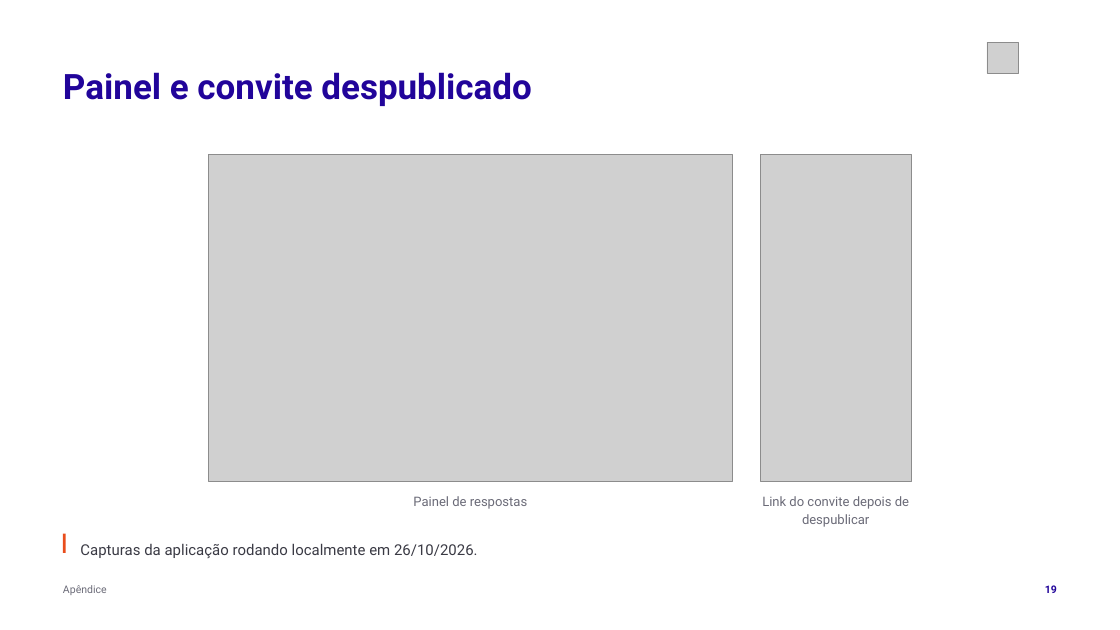
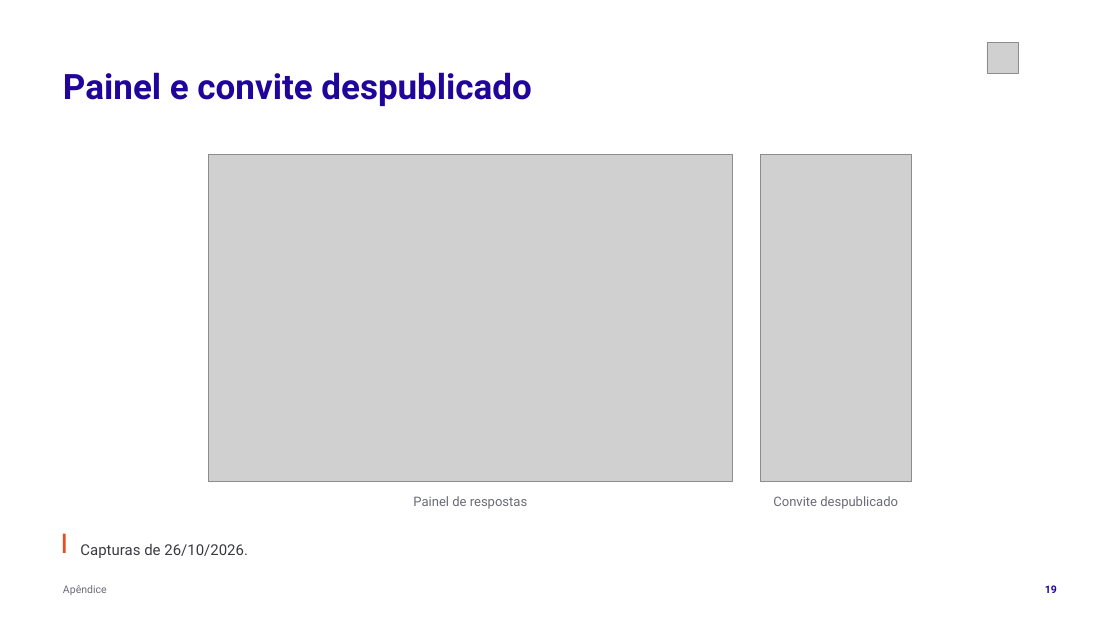
Before and after one commit to tcpassos/invite-app, a slide deck: slide 19 of trabalhos/T3-Apresentacao-Intermediaria.pptx. Drawn at 1120x630 pixels with LibreOffice and Linux fonts; fonts in the diff are those of the drawing; grey boxes stand for pictures. Boxes give left, top, right and bottom in pixels: in the first picture for what was removed or moved away, otherwise in the second. Text is boxed around its words. In the diff, an @@ line names an element or a change of style, - is before the commit and + after.

```diff
--- a/trabalhos/T3-Apresentacao-Intermediaria.pptx
+++ b/trabalhos/T3-Apresentacao-Intermediaria.pptx
@@ text at [773, 496, 898, 509]: text changed @@
-Link do convite depois de despublicar
+Convite despublicado
@@ text at [80, 544, 248, 558]: text changed @@
-Capturas da aplicação rodando localmente em 26/10/2026.
+Capturas de 26/10/2026.
```
Also in this commit, not shown: 16 other slides changed, 4 other files.
